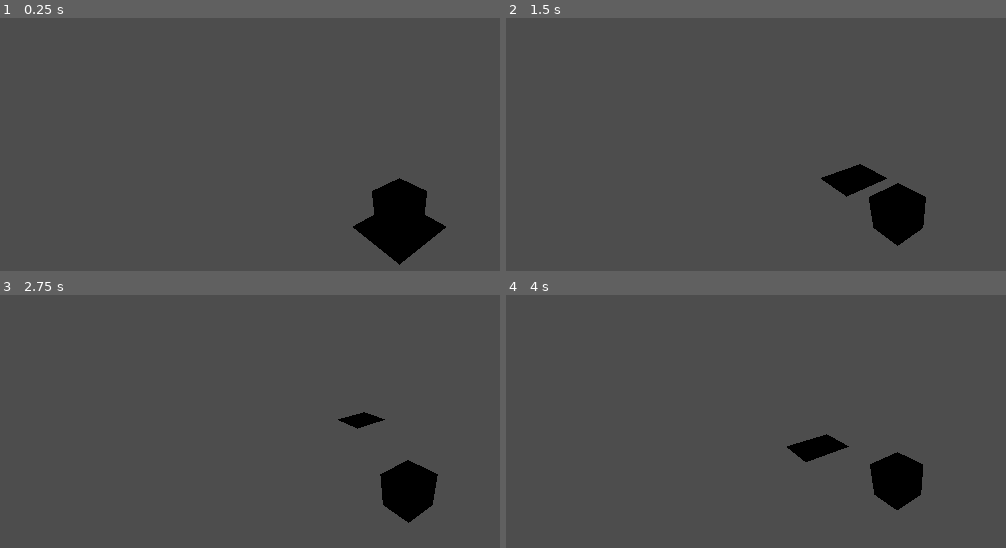
Above: before the commit, frames 1-4 (two rows, left to right).
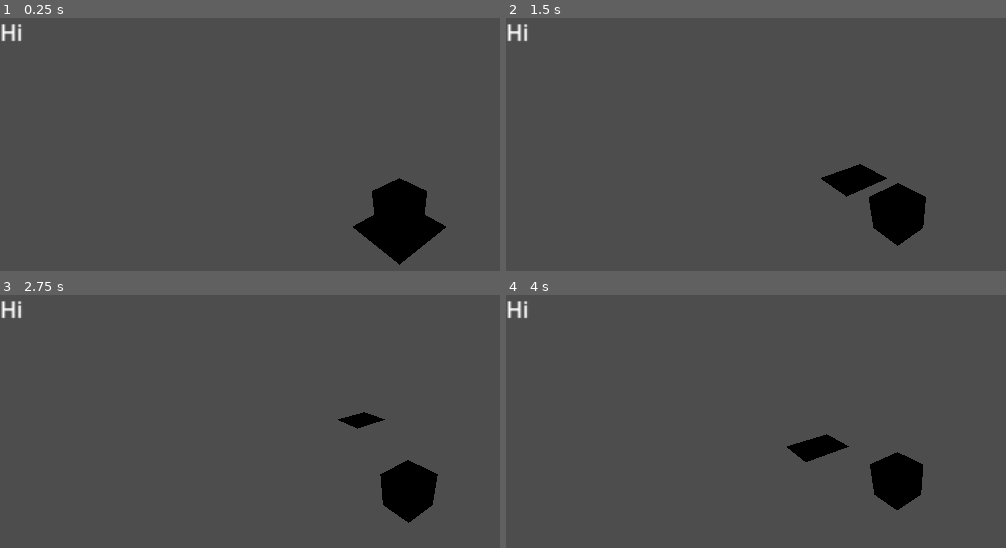
Above: after the commit, the same moments.

Repository: eigenstuffs/ld54
Game: Godot game, scene res://Dog/test.tscn
Same seed, same stepped clock (60 frames per second), same inputs: the game is played once before the commit and once after it. The project has no main scene, so this scene is started directly.
Inputs:
- Up to frame 1 (0.25 s): no input
- Up to frame 2 (1.5 s): tap Enter (ui_accept) at 0.5, 0.77 s; hold Right (ui_right) 0.53-1.28 s; hold Down (ui_down) from 1.28 s (still down)
- Up to frame 3 (2.75 s): tap Enter (ui_accept) at 1.52 s; release Down (ui_down) at 2.03 s; hold Right (ui_right) from 2.03 s (still down)
- Up to frame 4 (4 s): release Right (ui_right) at 2.78 s; hold Up (ui_up) 2.78-3.53 s; tap Enter (ui_accept) at 3.02, 3.77 s; hold Left (ui_left) from 3.53 s (still down)

The runs differ from the first frame. In frame 1, 0.2% of the frame differs, in the area x 0-5%, y 2-10%; in frame 2, 0.2%; in frame 3, 0.2%; in frame 4, 0.2%.

Commit message:
asdoahsdhaioshdoi

Diff:
--- a/Camera/CameraRef.gd
+++ b/Camera/CameraRef.gd
@@ -1,4 +1,6 @@
 extends Node3D
+
+class_name Camera
 
 @export var target : NodePath
 
@@ -11,5 +13,4 @@
 # Called every frame. 'delta' is the elapsed time since the previous frame.
 func _process(delta):
 	var pos : Vector3 = dog.global_position
-	print(pos)
 	global_position = self.global_position.lerp(pos, 0.2)
--- a/Dog/test.tscn
+++ b/Dog/test.tscn
@@ -1,7 +1,8 @@
-[gd_scene load_steps=4 format=3 uid="uid://dj88iu8qml7iw"]
+[gd_scene load_steps=5 format=3 uid="uid://dj88iu8qml7iw"]
 
 [ext_resource type="PackedScene" uid="uid://dwbecuthiqcsw" path="res://Dog/Dog.tscn" id="1_ki4y8"]
-[ext_resource type="PackedScene" uid="uid://dlashtvgn52cr" path="res://Camera.tscn" id="2_qhlx5"]
+[ext_resource type="PackedScene" uid="uid://dlashtvgn52cr" path="res://Camera/Camera.tscn" id="2_qhlx5"]
+[ext_resource type="PackedScene" uid="uid://bv7dltqbb6248" path="res://InGameUI/in_game_ui.tscn" id="3_w2id4"]
 
 [sub_resource type="PlaneMesh" id="PlaneMesh_1c1tg"]
 
@@ -15,3 +16,5 @@
 
 [node name="Camera" parent="." instance=ExtResource("2_qhlx5")]
 target = NodePath("../Dog")
+
+[node name="InGameUI" parent="." instance=ExtResource("3_w2id4")]
--- /dev/null
+++ b/InGameUI/in_game_ui.tscn
@@ -0,0 +1,9 @@
+[gd_scene format=3 uid="uid://bv7dltqbb6248"]
+
+[node name="InGameUI" type="CanvasLayer"]
+
+[node name="Label" type="Label" parent="."]
+offset_right = 73.0
+offset_bottom = 45.0
+scale = Vector2(2, 2)
+text = "Hi"
